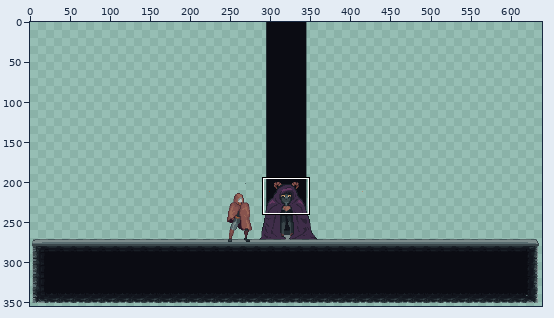
Two versions of one pixel-art file, Personal_Genessis/Bocetos/Rumo_diseño.aseprite. Above: a wide view before the commit, with the close-up outlined.
Close-up. Earlier state:
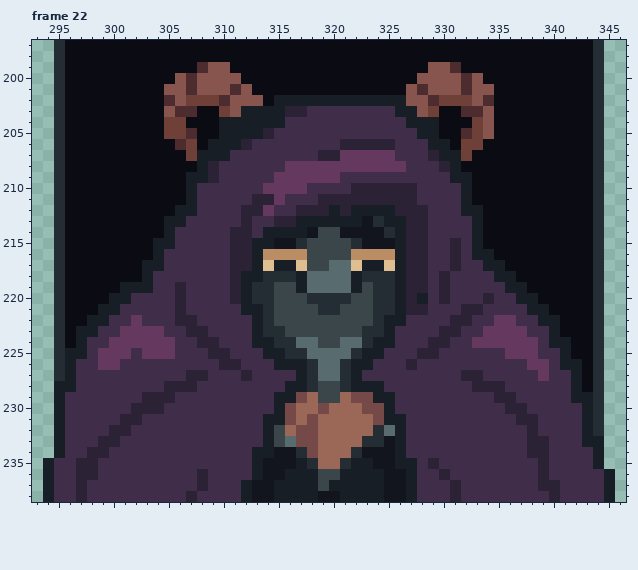
640x360 pixels, 22 frames. Colours within 5 levels of each other are drawn and written as one. Shown: frame 22: x 293..346, y 197..238. The wide view leaves out empty margins. The commit also changed other frames or places, which this record leaves out.
After the commit:
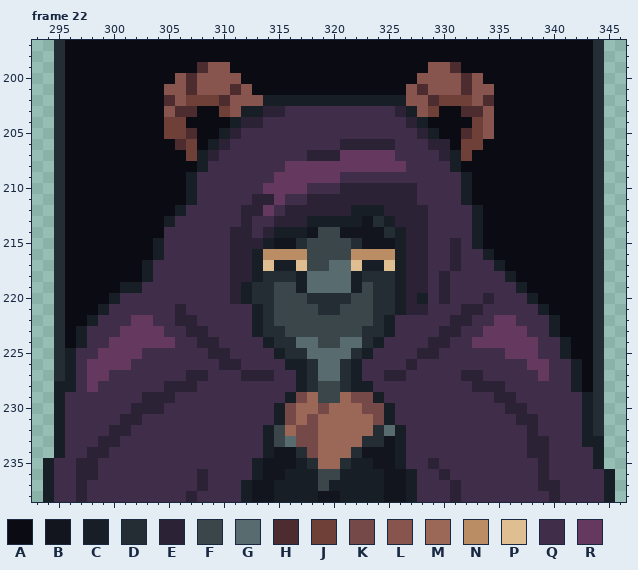
Palette (. is transparent): A #0b0c13  B #12151d  C #181e25  D #232d33  E #2b2335  F #3a464a  G #586b6f  H #4d2c2f  J #6f4037  K #754947  L #88544e  M #9b6757  N #bb8d64  P #dfbf92  Q #3f2d49  R #653860
From old to new:
--- frame 22, layer "Group 2/manta"
@@ x 293..346 @@
 201 ..DAAAAAAAAALLHLLLHLAAAAAAAAAAAAAALHLLLHLLAAAAAAAAAD..
-202 ..DAAAAAAAAAHLJJJHLLLACCCCCCCCCCCCLLHJJJLHAAAAAAAAAD..
-203 ..DAAAAAAAAALHHAAJLCCCCEEQQQQQQQQCCLJAAHHLAAAAAAAAAD..
-204 ..DAAAAAAAAAJJAAACCCCCCQQQQQQQQQQQCCCAAAJLAAAAAAAAAD..
-205 ..DAAAAAAAAAJJHAACCCCEQQQQQQQQQQQQQCCAAHJLAAAAAAAAAD..
-206 ..DAAAAAAAAAAHJACCCEQQQQQQQQEEEEEQQQCCAJJAAAAAAAAAAD..
-207 ..DAAAAAAAAAAAJCCCQQQQQQQQEERRRRRQQQECCJAAAAAAAAAAAD..
-208 ..DAAAAAAAAAAAACEQQQQQQRRRRRRRRRRRQQQECAAAAAAAAAAAAD..
-209 ..DAAAAAAAAAAACCEQQQQQRRRRRRQQQQQQQQQQCCAAAAAAAAAAAD..
-210 ..DAAAAAAAAAAACQQQQQQRRRRQQQQEEEEEEQQQQCAAAAAAAAAAAD..
-211 ..DAAAAAAAAAAACQQQQQEERQQQEEEEEEEEEQQQQCAAAAAAAAAAAD..
-212 ..DAAAAAAAAAACCQQQQEERQQEEECECCCCEEEQQQCCAAAAAAAAAAD..
-213 ..DAAAAAAAAACCQQQQQEQQEECCCCCCBDCCEEQQQQCAAAAAAAAAAD..
-214 ..DAAAAAAAAACQQQQQEEQCCCCBFFBBBBDCEEQQQQCAAAAAAAAAAD..
-215 ..DAAAAAAAACCQQQQQEECCBBDFFFFDBBBCEEQQEQCAAAAAAAAAAD..
-216 ..DAAAAAAAACQQQQQQEECNNNNFFFFNNNNCEEQQEQCCAAAAAAAAAD..
-217 ..DAAAAAAACCQQQQQQEECPCCPFFGGPCCPCEEQQEQQCCAAAAAAAAD..
-218 ..DAAAAAAACQQQQQQQECCDDDCGGGGCDDDCEEQEQQQQCCAAAAAAAD..
-219 ..DAAAAACCCQQEQQQQECDDFFCGGGGCFDDCEEQEQQQQQCCAAAAAAD..
-220 ..DAAAACCQQQQEQQQQECDDFFFDDDDFFDDCECQEQQQEQQCCAAAAAD..
-221 ..DAAACCQQQQQEQQQQQCCDFFFFDDFFFDDCEEQQQEEQQQQCCAAAAD..
-222 ..DAACCQQRQQQEEQQQQQCDFFFFFFFFFDCCQQQQEEQQRRQQCCAAAD..
-223 ..DACCQQRRRRQQEEQQQQCDDFFFFFFFDDCQQQQEEQQRRRRQQCAAAD..
-224 ..DACQQRRRRRRQQEEQQQCCDDGGFFGGDCCQQQEEQQRRRRRRQCCAAD..
-225 ..DCCQRRRQRRRQQQEEQQQCCDDGGGGDCCQQQEEQQQQQQRRRQQCAAD..
-226 ..DCQQRRQQQQQQQQQEEQQQCCCDGGDCCQQQEQQQQQQQQQQRRQCCAD..
-227 ..DCQQQQQQQQQQEEQQQEQQQQCDGGDCQQQQQQQQQEEQQQQQRQQCAD..
-228 ..CCQQQQQQQQEEEQQQQQQQQCCDFFDCCCQQQQQQQQEEEQQQQQQCAD..
-229 ..CQQQQQQQEEEQQQQQQQQQCCKMFFMKKCCQQQQQQQQQEEQQQQQCCD..
+202 ..DAAAAAAAAAHLJJJHLLLCCCCCCCCCCCCCLLHJJJLHAAAAAAAAAD..
+203 ..DAAAAAAAAALHHAAJLCCEEQQQQQQQQQQECLJAAHHLAAAAAAAAAD..
+204 ..DAAAAAAAAAJJAAAACEEQQQQQQQQQQQQQECAAAAJLAAAAAAAAAD..
+205 ..DAAAAAAAAAJJHAACEQQQQQQQQQQQQQQQQECAAHJLAAAAAAAAAD..
+206 ..DAAAAAAAAAAHJACEQQQQQQQQQQEEEEEQQQEEAJJAAAAAAAAAAD..
+207 ..DAAAAAAAAAAAJCEQQQQQQQQEEERRRRRQQQQECJAAAAAAAAAAAD..
+208 ..DAAAAAAAAAAAACQQQQQQQRRRRRRRRRRRQQQQCAAAAAAAAAAAAD..
+209 ..DAAAAAAAAAAACQQQQQQQRRRRRRQQQQQQQQQQQCAAAAAAAAAAAD..
+210 ..DAAAAAAAAAAACQQQQQQRRRRQQQEEEEEEEQQQQCAAAAAAAAAAAD..
+211 ..DAAAAAAAAAAACQQQQQEERQQEEEEEEEEEEQQQQCAAAAAAAAAAAD..
+212 ..DAAAAAAAAAACQQQQQEERQEEEEEECCCEEEEQQQQCAAAAAAAAAAD..
+213 ..DAAAAAAAAACQQQQQQEQQEEECCCCCBDCEEEQQQQCAAAAAAAAAAD..
+214 ..DAAAAAAAAAQQQQQQEEQECCCBFFBBBBDCEEQQQQCAAAAAAAAAAD..
+215 ..DAAAAAAAACQQQQQQEEECBBDFFFFDBBBCEEQQEQCAAAAAAAAAAD..
+216 ..DAAAAAAAACQQQQQQEECNNNNFFFFNNNNCEEQQEQQCAAAAAAAAAD..
+217 ..DAAAAAAACQQQQQQQEECPCCPFFGGPCCPCEEQQEQQQCAAAAAAAAD..
+218 ..DAAAAAAACQQQQQQQEECDDDCGGGGCDDDCEEQEQQQQQCAAAAAAAD..
+219 ..DAAAAACCQQQQQQQQECDDFFCGGGGCFDDCEEQEQQQQQQCAAAAAAD..
+220 ..DAAAACQQQQQQQQQQECDDFFFDDDDFFDDCECQEQQQEQQQCAAAAAD..
+221 ..DAAACQQQQQQEQQQQQQCDFFFFDDFFFDDCEEQQQEEQQQQQCAAAAD..
+222 ..DAACQQQRRQQEEQQQQQCDFFFFFFFFFDCQQQQQEEQQRRQQQCAAAD..
+223 ..DACQQQRRRRQQEEQQQQCDDFFFFFFFDDCQQQQEEQQRRRRQQCAAAD..
+224 ..DACQQRRRRRRQQEEQQQQCDDGGFFGGDCQQQQEEQQRRRRRRQQCAAD..
+225 ..DCQQRRRRQQQQQQEEQQQQCDDGGGGDCQQQQEEQQQQQQRRRQQCAAD..
+226 ..DCQRRRRQQQQQQQQEEQQQQCCDGGDCQQQQEQQQQQQQQQQRRQQCAD..
+227 ..DCQRRQQQQQQQEEQQQEEEQQCDGGDCQQEEQQQQQEEQQQQQRQQCAD..
+228 ..CCQRQQQQQQEEEQQQQQQQQQCDFFDCCQQQQQQQQQEEEQQQQQQCAD..
+229 ..CQQQQQQQEEEQQQQQQQQQQCKMFFMKKCQQQQQQQQQQEEQQQQQQCD..
 230 ..CQQQQQQEEEQQQQQQQQQQCKMMKMMMKKCQQQQQQQQQQEEQQQQQCD..
-231 ..CQQQQQEEQQQQQQQQQQQCCKMKMMMMMKCCQQQQQQQQQQEEQQQQCD..
+231 ..CQQQQQEEQQQQQQQQQQQQCKMKMMMMMKCQQQQQQQQQQQEEQQQQCD..
 232 ..CQQQQEEQQQQQQQQQQQQCFMKKMMMMMDGCQQQQQQQQQQQEQQQQCD..
 233 ..CQQQEEQQQQQQQQQQQQQCFGKKMMMMDDBCQQQQQQQQQQQEEQQQCC..
-234 ..CQQEEQQQQQQQQQQQQQCCBBDKMMMDBBBCQQQQQQQQQQQEEQQQQC..
-235 .CQQEEQQQQQQQQQQQQQQCBBBCDMMDCCBBCCQEQQQQQQQQQEQQQQC..
+234 ..CQQEEQQQQQQQQQQQQQQCBBDKMMMDBBBCQQQQQQQQQQQEEQQQQC..
+235 .CQQEEQQQQQQQQQQQQQQCBBBCDMMDCCBBCQQEQQQQQQQQQEQQQQC..
 236 .CQQEEQQQQQQQQQEQQQQCBBCCCFFCCCCBBCQQEQQQQQQQQEQQQQQC.
Where, in picture pixels (left, top, right, bottom), the same in both close-ups:
changed: (76, 95, 582, 469)
